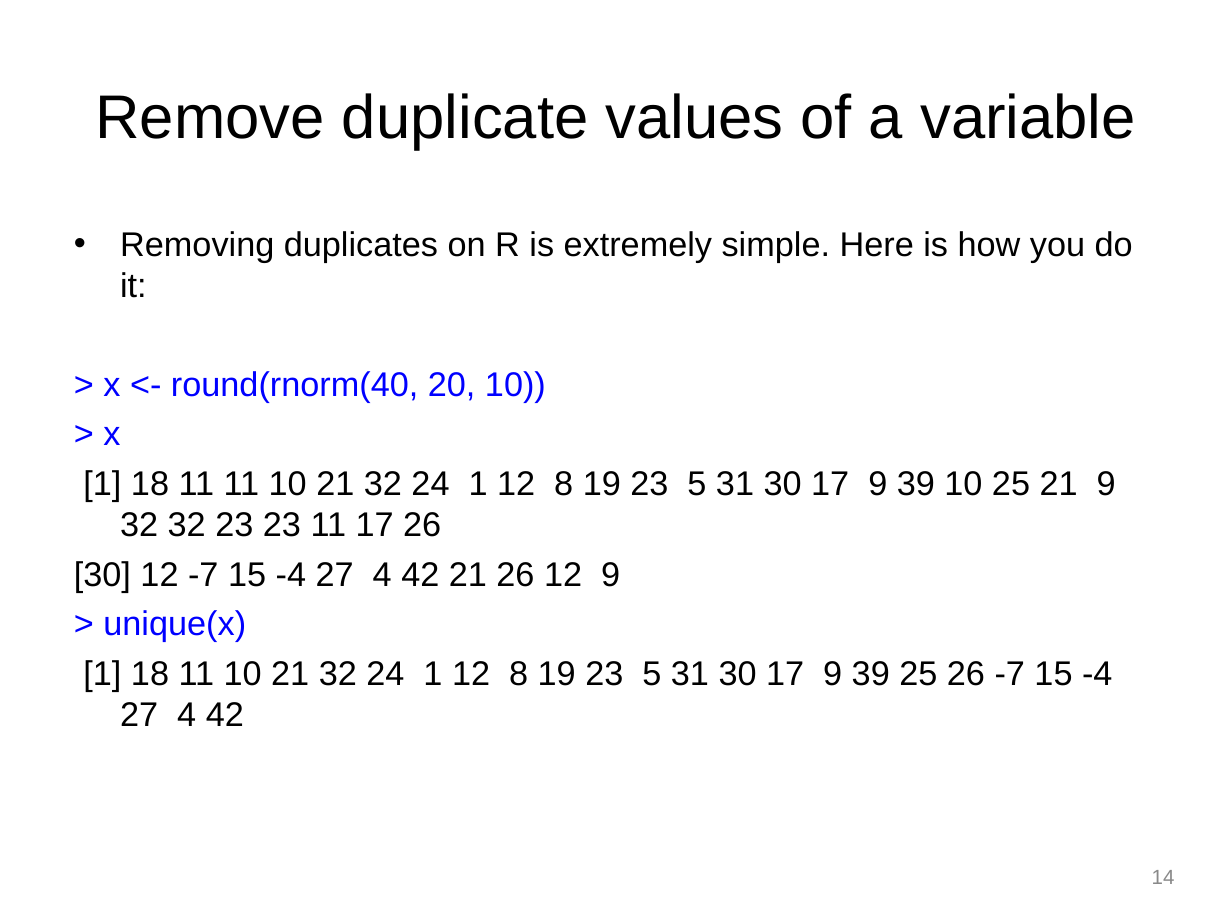
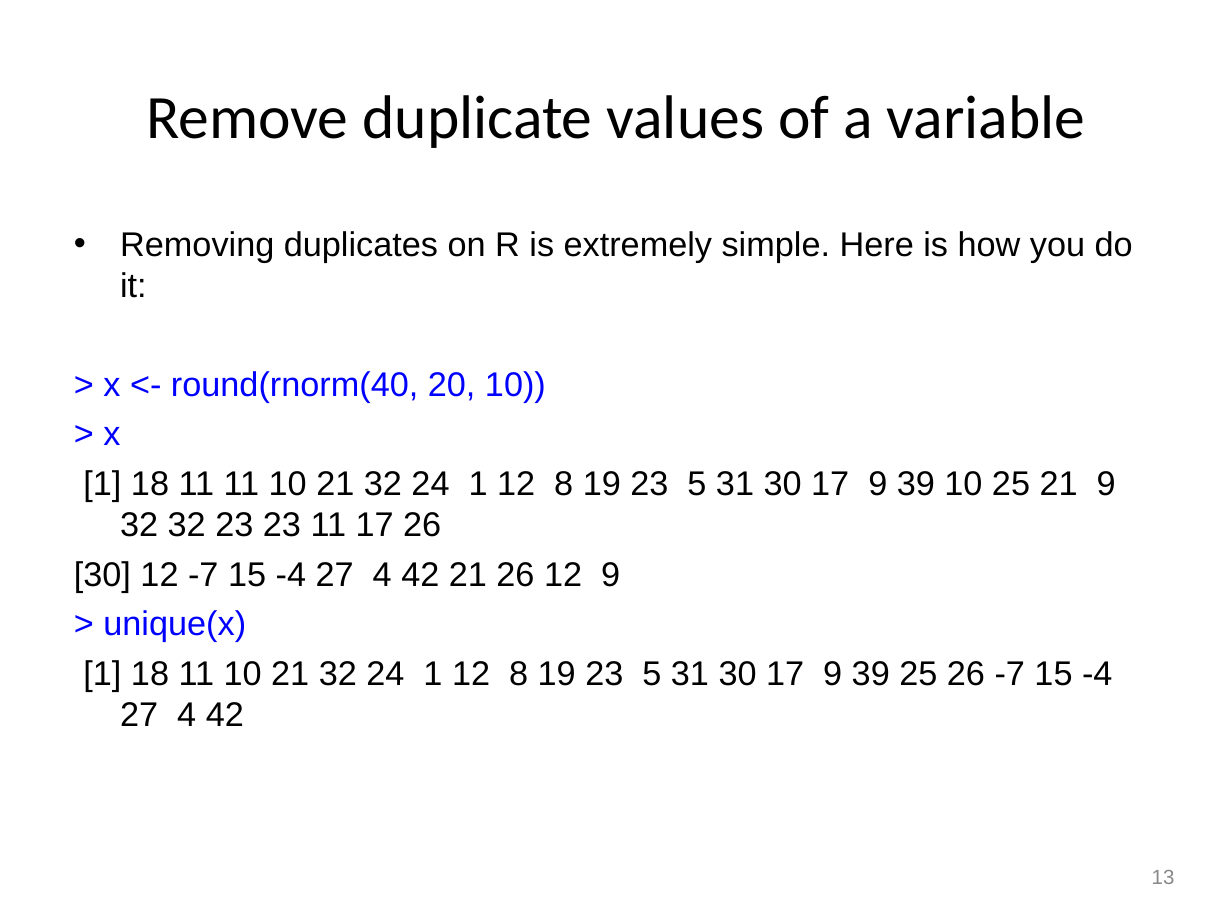
Before and after one commit to perrajuv/Data_Analysis_in_R, a slide deck: slide 13 of R_Tutorial/presentation/R_Tutorial.ppt (slide 14 before the commit). Drawn at 1232x924 pixels with LibreOffice and Linux fonts; fonts in the diff are those of the drawing; background and template pictures are left out. Boxes give left, top, right and bottom in pixels: in the first picture for what was removed or moved away, otherwise in the second. Text is boxed around its words. In the diff, an @@ line names an element or a change of style, - is before the commit and + after.

```diff
--- a/R_Tutorial/presentation/R_Tutorial.ppt
+++ b/R_Tutorial/presentation/R_Tutorial.ppt
@@ title "Remove duplicate values of a ..." at (146,95,1086,148): font Arial to Calibri @@
@@ page number at (1152,870,1175,884): text changed @@
-14
+13
```
Also in this commit, not shown: 6 other slides changed, 1 slide removed, 1 other file.
